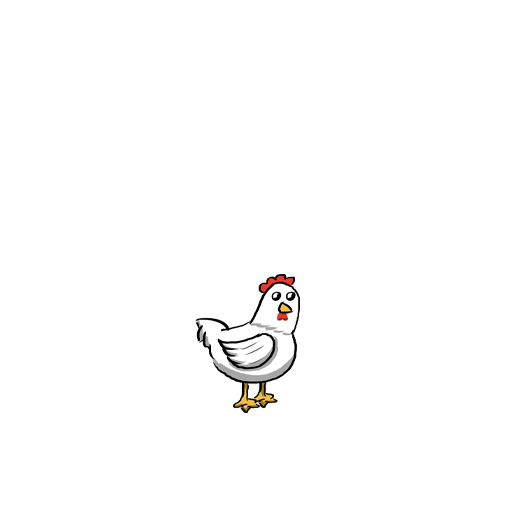
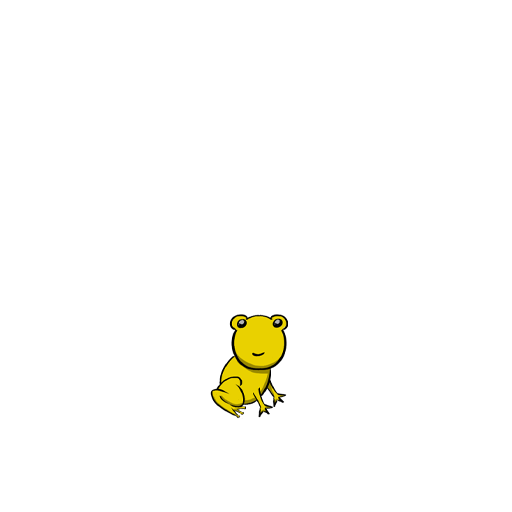
Comparing the layer stacks of the two (512, 512) images. Changes:
added layer "frog_4" above "frog_3" over (210, 314, 288, 419)
hid "chicken_2" over (195, 274, 301, 413)
